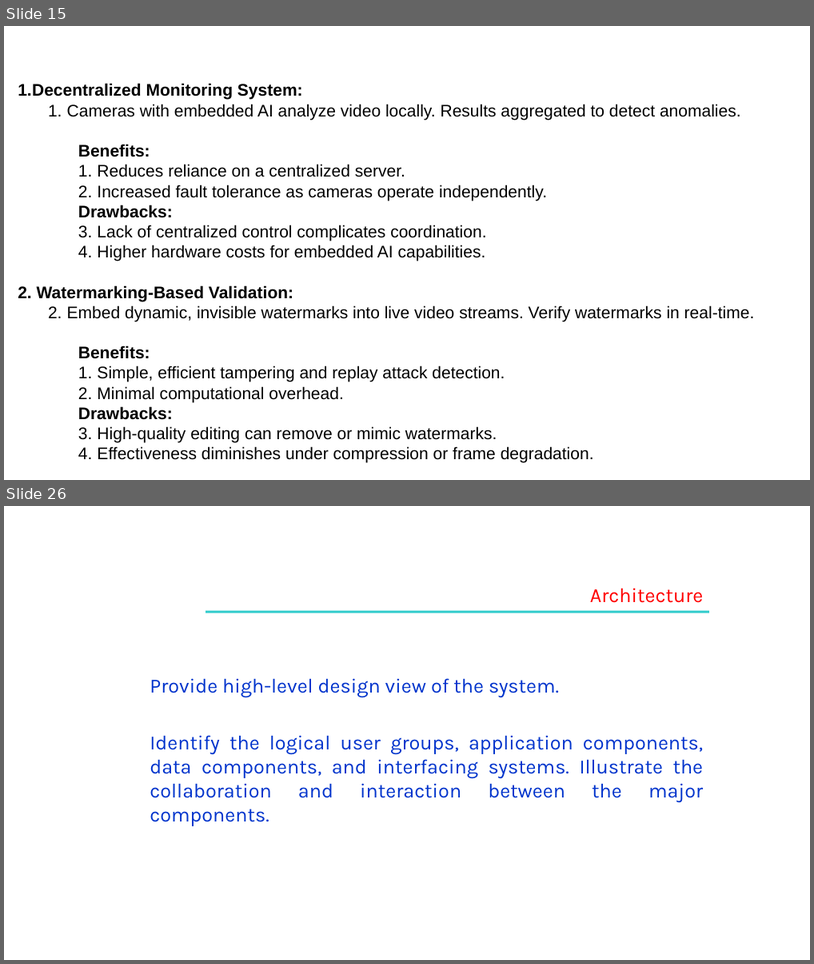
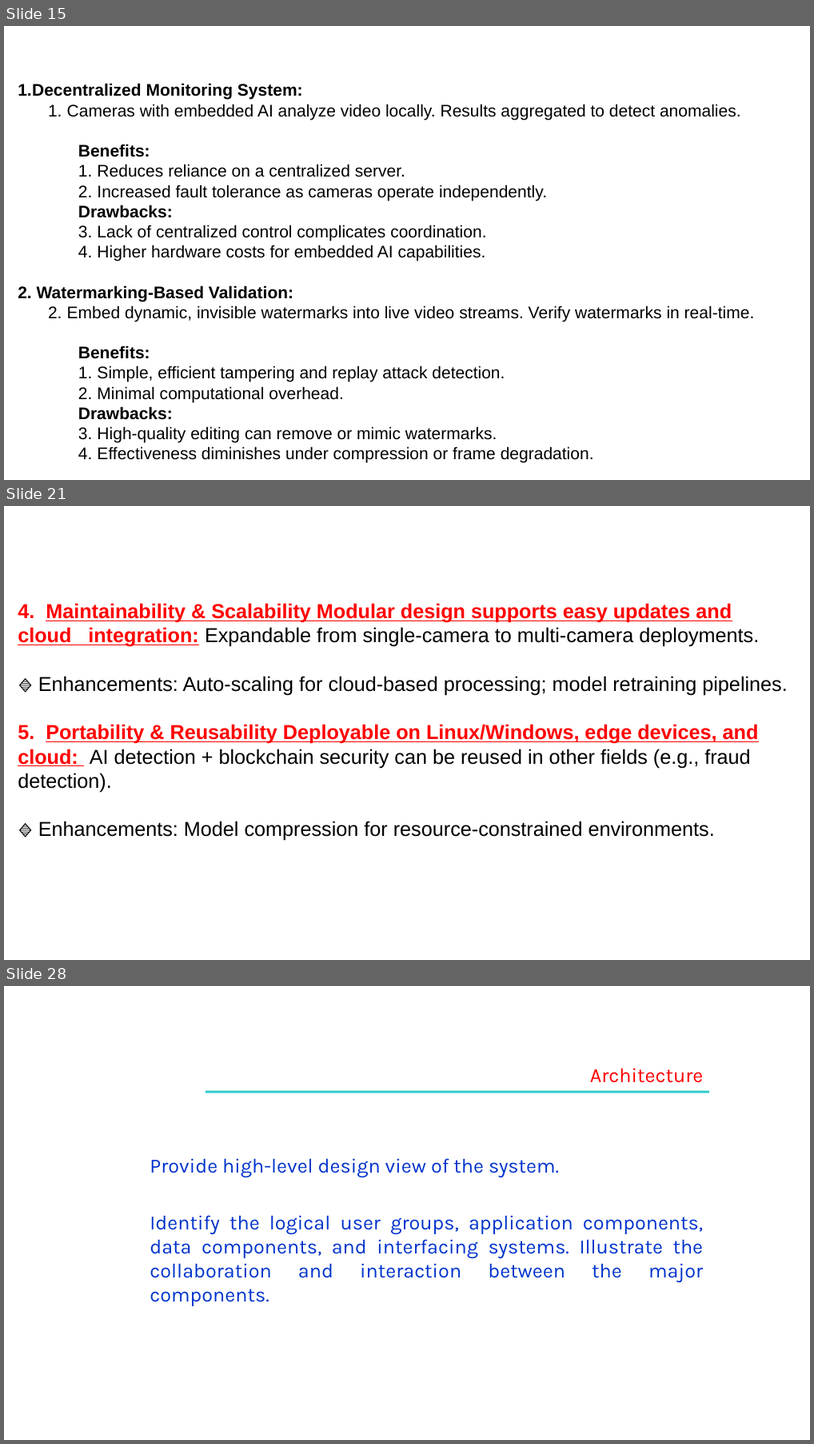
Before and after one commit to SoumyaMishra03/Capstone_Project_team_49, a slide deck: Capstone Project Phase – 2,review 1.pptx. Shown one above the other, each under a label of ours: slides 15 and 26 before the commit, slides 15, 21 and 28 after it; the slides between them are not shown. The pictures are 814x964 and 814x1444 pixels, drawn with LibreOffice and Linux fonts; fonts in the diff are those of the drawing; background and template pictures are left out. Boxes give left, top, right and bottom in pixels: in the first picture for what was removed or moved away, otherwise in the second. Text is boxed around its words. In the diff, an @@ line names an element or a change of style, - is before the commit and + after.

```diff
--- a/Capstone Project Phase – 2,review 1.pptx
+++ b/Capstone Project Phase – 2,review 1.pptx
@@ slide 21 added at (4,506,810,960), background #FFFFFF @@
@@ text added at (18,603,787,840), 24 pt, text #000000 @@
+4. Maintainability & Scalability Modular design supports easy updates and cloud integration: Expandable from single-camera to multi-camera deployments.
+🔹 Enhancements: Auto-scaling for cloud-based processing; model retraining pipelines.
+5. Portability & Reusability Deployable on Linux/Windows, edge devices, and cloud: AI detection + blockchain security can be reused in other fields (e.g., fraud detection).
+🔹 Enhancements: Model compression for resource-constrained environments.
@@ what was slide 26 is now slide 28 @@
```
Also in this commit, not shown: 28 slides changed, 10 other slides added, 1 slide removed.
